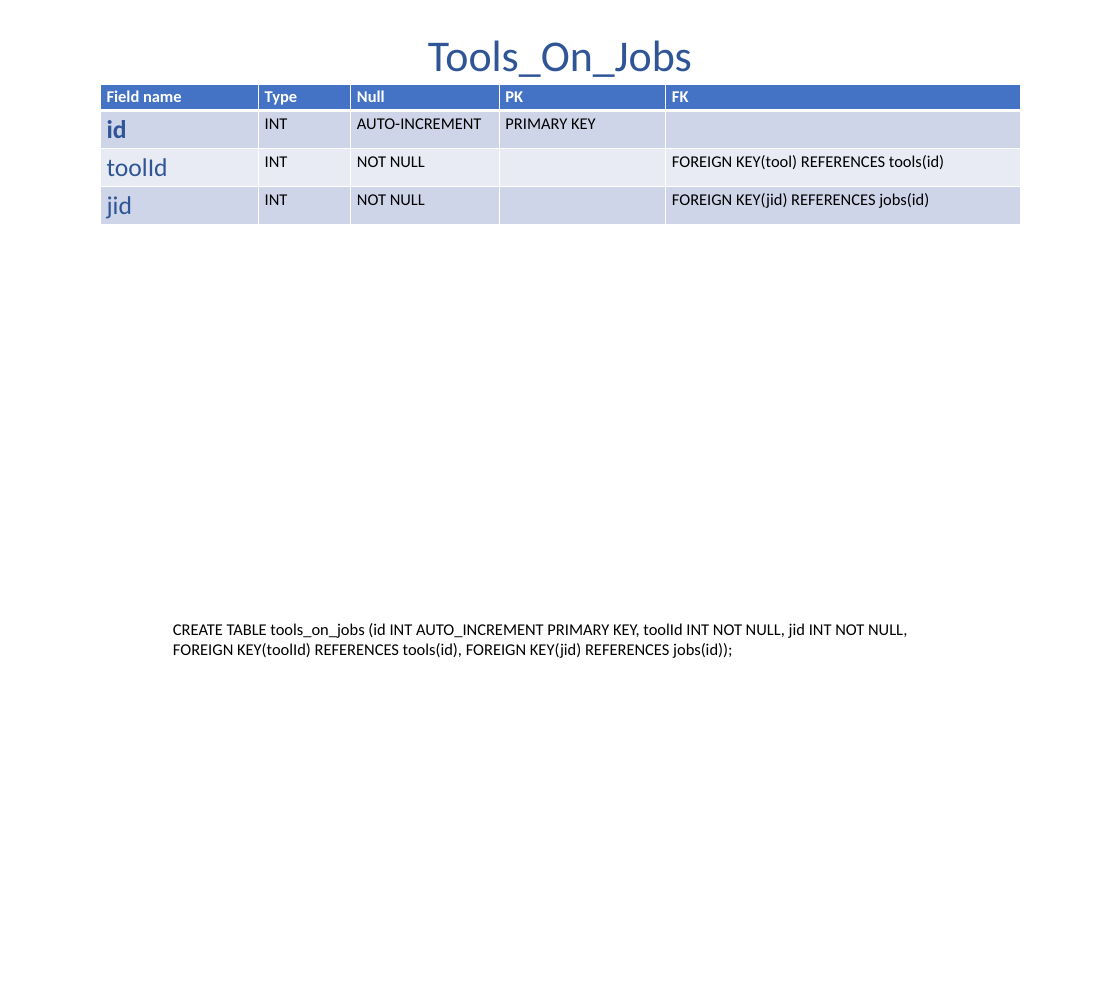
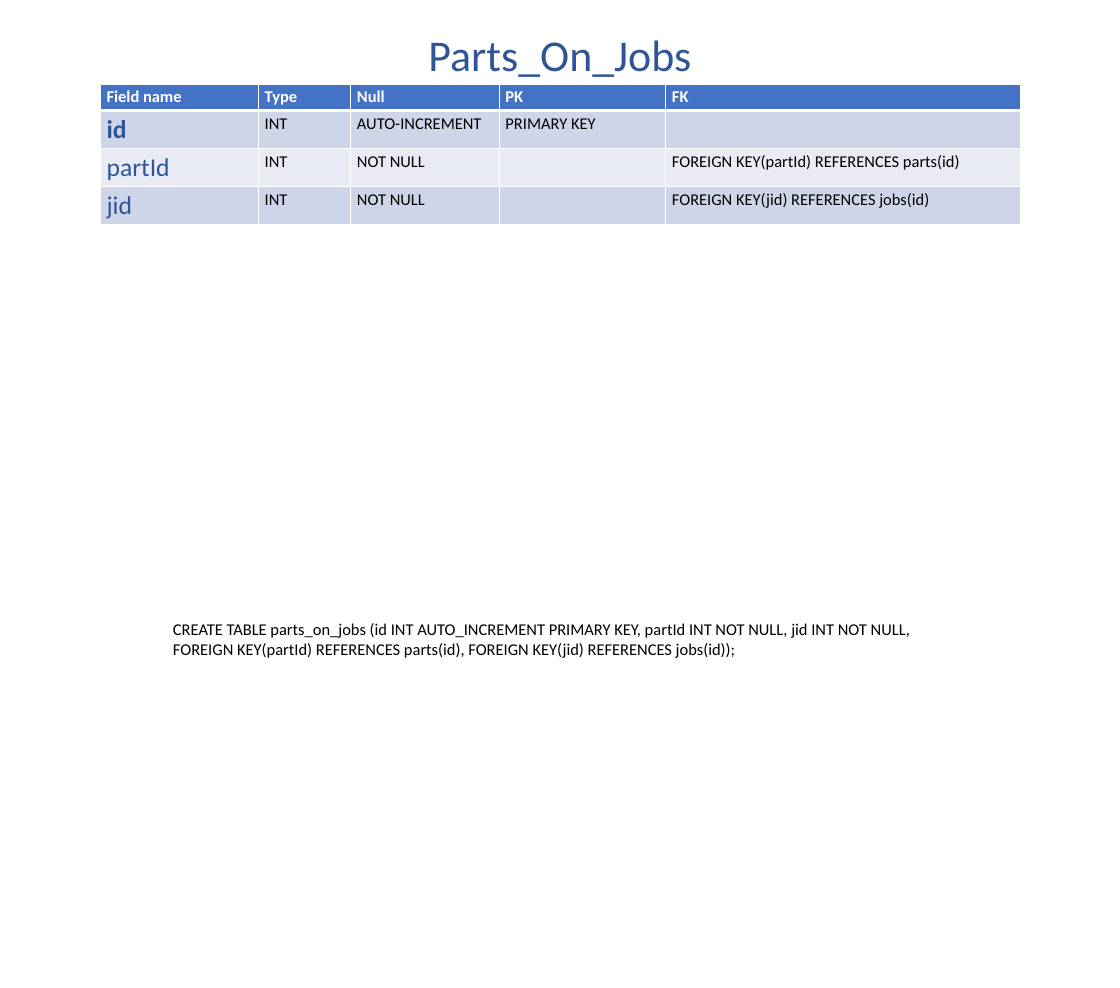
Before and after one commit to thekakester/mortechjobs, a slide deck: slide 18 of sql-tables.pptx (slide 19 before the commit). Drawn at 1120x988 pixels with LibreOffice and Linux fonts; fonts in the diff are those of the drawing. Boxes give left, top, right and bottom in pixels: in the first picture for what was removed or moved away, otherwise in the second. Text is boxed around its words. In the diff, an @@ line names an element or a change of style, - is before the commit and + after.

```diff
--- a/sql-tables.pptx
+++ b/sql-tables.pptx
@@ text at [428,40,691,77]: text changed @@
-Tools_On_Jobs
+Parts_On_Jobs
@@ table at [100,84,1020,379] @@
-row 3, column 1: toolId
+row 3, column 1: partId
-row 3, column 5: FOREIGN KEY(tool) REFERENCES tools(id)
+row 3, column 5: FOREIGN KEY(partId) REFERENCES parts(id)
@@ text at [173,623,910,658]: text changed @@
-CREATE TABLE tools_on_jobs (id INT AUTO_INCREMENT PRIMARY KEY, toolId INT NOT NULL, jid INT NOT NULL, FOREIGN KEY(toolId) REFERENCES tools(id), FOREIGN KEY(jid) REFERENCES jobs(id));
+CREATE TABLE parts_on_jobs (id INT AUTO_INCREMENT PRIMARY KEY, partId INT NOT NULL, jid INT NOT NULL, FOREIGN KEY(partId) REFERENCES parts(id), FOREIGN KEY(jid) REFERENCES jobs(id));
```
Also in this commit, not shown: 17 other slides changed, 3 slides added, 44 other files.
